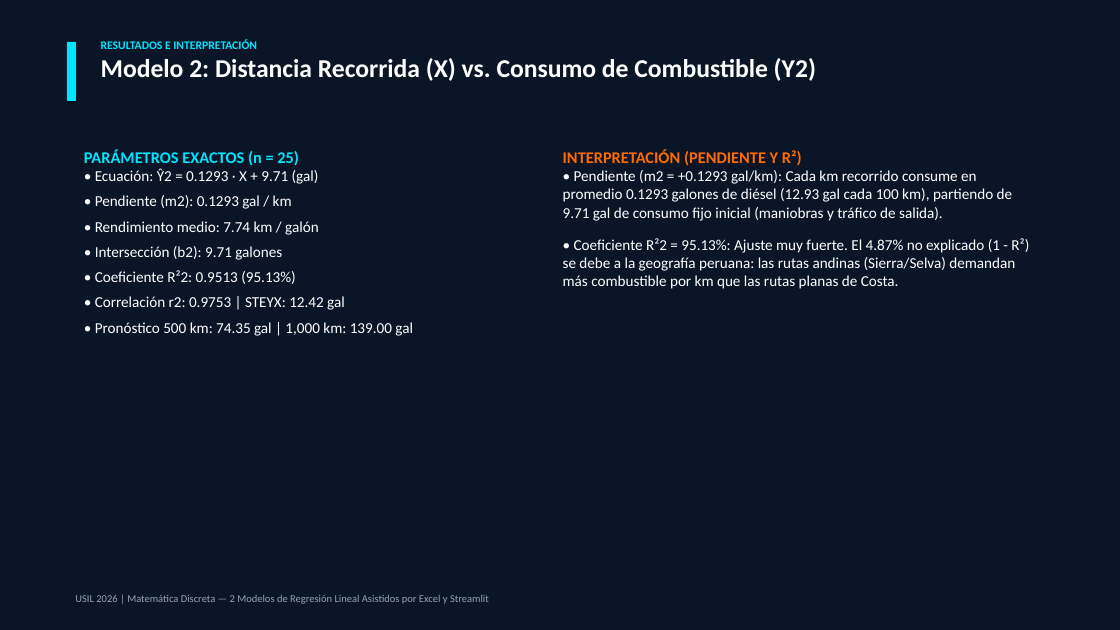
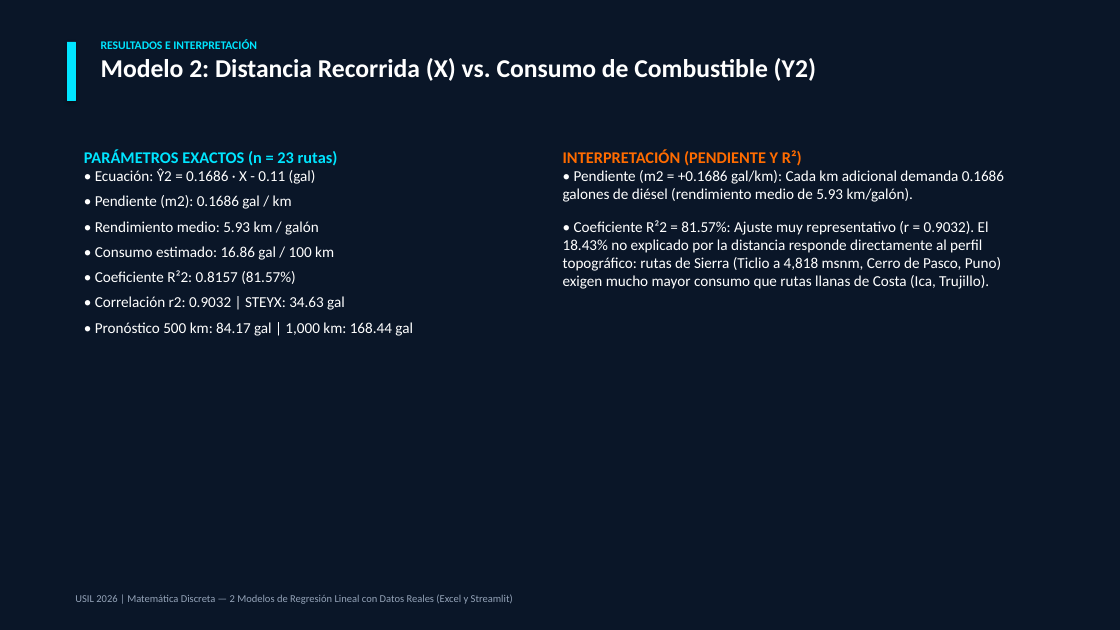
Before and after one commit to Kenny2006-PE/entregable_matematica, a slide deck: slide 4 of 02 Presentación.pptx. Drawn at 1120x630 pixels with LibreOffice and Linux fonts; fonts in the diff are those of the drawing. Boxes give left, top, right and bottom in pixels: in the first picture for what was removed or moved away, otherwise in the second. Text is boxed around its words. In the diff, an @@ line names an element or a change of style, - is before the commit and + after.

Commit message:
feat: Integrar dataset real de 23 rutas con variabilidad topografica y actualizar Excel, Word, PPT y App

```diff
--- a/02 Presentación.pptx
+++ b/02 Presentación.pptx
@@ text at [84, 150, 413, 336]: text changed @@
-PARÁMETROS EXACTOS (n = 25)
-• Ecuación: Ŷ2 = 0.1293 · X + 9.71 (gal)
-• Pendiente (m2): 0.1293 gal / km
-• Rendimiento medio: 7.74 km / galón
-• Intersección (b2): 9.71 galones
-• Coeficiente R²2: 0.9513 (95.13%)
-• Correlación r2: 0.9753 | STEYX: 12.42 gal
-• Pronóstico 500 km: 74.35 gal | 1,000 km: 139.00 gal
+PARÁMETROS EXACTOS (n = 23 rutas)
+• Ecuación: Ŷ2 = 0.1686 · X - 0.11 (gal)
+• Pendiente (m2): 0.1686 gal / km
+• Rendimiento medio: 5.93 km / galón
+• Consumo estimado: 16.86 gal / 100 km
+• Coeficiente R²2: 0.8157 (81.57%)
+• Correlación r2: 0.9032 | STEYX: 34.63 gal
+• Pronóstico 500 km: 84.17 gal | 1,000 km: 168.44 gal
@@ text at [563, 170, 1004, 289]: text changed @@
-• Pendiente (m2 = +0.1293 gal/km): Cada km recorrido consume en promedio 0.1293 galones de diésel (12.93 gal cada 100 km), partiendo de 9.71 gal de consumo fijo inicial (maniobras y tráfico de salida).
-• Coeficiente R²2 = 95.13%: Ajuste muy fuerte. El 4.87% no explicado (1 - R²) se debe a la geografía peruana: las rutas andinas (Sierra/Selva) demandan más combustible por km que las rutas planas de Costa.
+• Pendiente (m2 = +0.1686 gal/km): Cada km adicional demanda 0.1686 galones de diésel (rendimiento medio de 5.93 km/galón).
+• Coeficiente R²2 = 81.57%: Ajuste muy representativo (r = 0.9032). El 18.43% no explicado por la distancia responde directamente al perfil topográfico: rutas de Sierra (Ticlio a 4,818 msnm, Cerro de Pasco, Puno) exigen mucho mayor consumo que rutas llanas de Costa (Ica, Trujillo).
@@ text at [75, 594, 513, 604]: text changed @@
-USIL 2026 | Matemática Discreta — 2 Modelos de Regresión Lineal Asistidos por Excel y Streamlit
+USIL 2026 | Matemática Discreta — 2 Modelos de Regresión Lineal con Datos Reales (Excel y Streamlit)
```
Also in this commit, not shown: 5 other slides changed, 11 other files.
